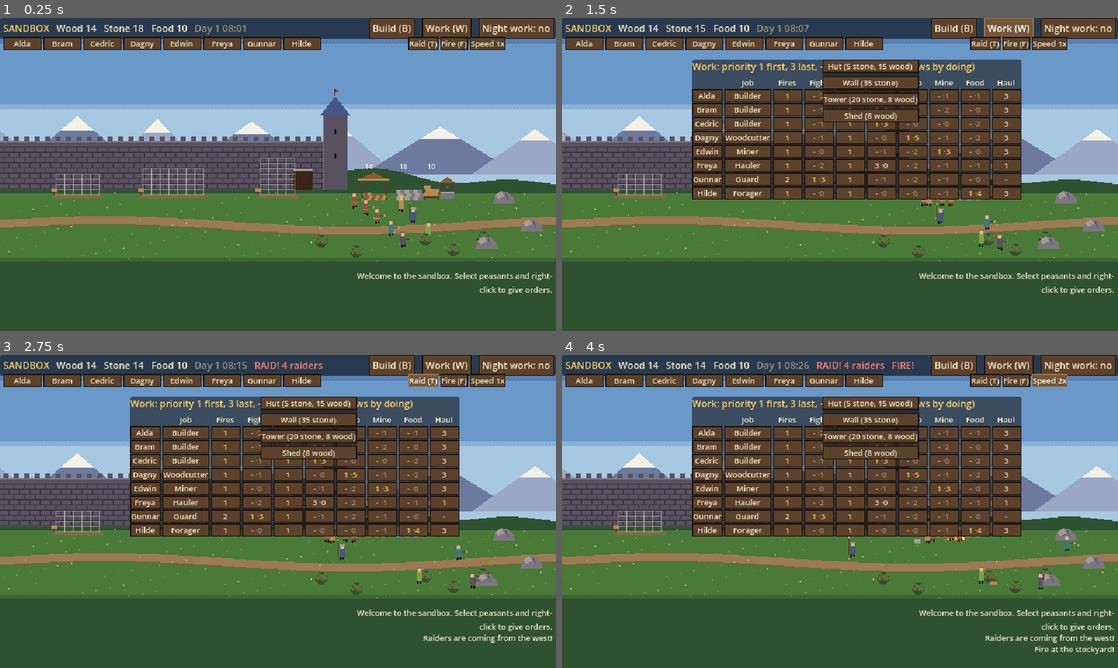
Above: before the commit, frames 1-4 (two rows, left to right).
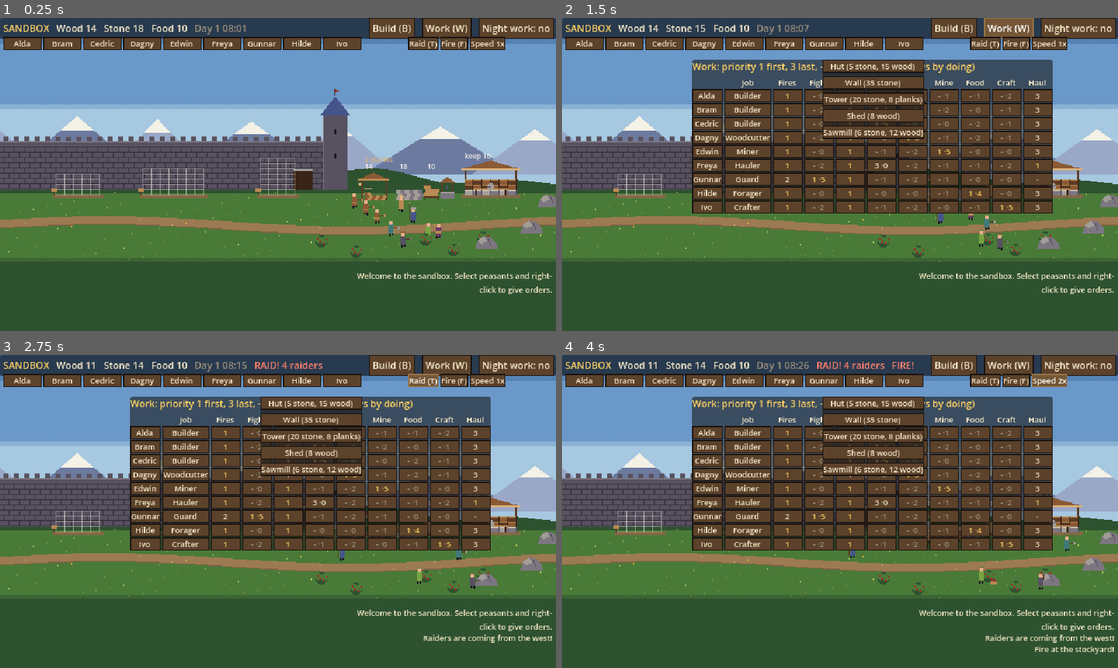
Above: after the commit, the same moments.

Repository: henrikmoepe-del/basebygger
Game: Godot game, scene res://sandbox/sandbox.tscn
Two runs of this game, one before a commit and one after it. Both use one fixed random seed, a clock stepped at 60 frames per second and the inputs below. This scene is started directly instead of the project's main scene.
Inputs:
- Up to frame 1 (0.25 s): no input
- Up to frame 2 (1.5 s): click "Build (B)" at 0.5 s; click "Work (W)" at 1.25 s
- Up to frame 3 (2.75 s): click "Raid (T)" at 2 s
- Up to frame 4 (4 s): click "Fire (F)" at 2.75 s; click "Speed 1x" at 3.5 s

The runs differ from the first frame. In frame 1, 1.4% of the frame differs, in the area x 58-100%, y 6-71%; in frame 2, 7.9%; in frame 3, 7.9%, in the area x 16-100%, y 2-69%; in frame 4, 7.9%.

Commit message:
Sandbox: a Sawmill with a bill (keep N planks), a Crafter job, planks for the Tower's top
Co-Authored-By: Claude Opus 5.5 <noreply@anthropic.com>
Claude-Session: https://claude.ai/code/session_01KRfBmN2ZEbarco8VY7eoa6

Diff:
--- a/sandbox/sandbox.gd
+++ b/sandbox/sandbox.gd
@@ -43,7 +43,7 @@
 var raiders: Array = []
 var stockyard: Node2D
 var well: Node2D
-var guard_post := Vector2(-250, 30)
+var guard_post := Vector2(-300, 40)
 var selected: Array = []
 ## A building site picked with a left-click (its info shows in the HUD).
 var picked_site: Node2D = null
@@ -100,13 +100,17 @@
 	stockyard.put("wood", 14)
 	stockyard.put("stone", 18)
 	stockyard.put("food", 10)
+	stockyard.put("planks", 2)
 	well = _add(Well, Vector2(255, 8))
 	well.setup()
 	# Three building sites side by side, each its own job.
 	for pair in [["hut", -170.0], ["wall", -60.0], ["tower", 60.0]]:
 		add_site(pair[0], Vector2(pair[1], 4))
+	# A sawmill already stands east of the well.
+	var mill: Node2D = add_site("sawmill", Vector2(305, 4))
+	mill.finish_now()
 	# Rocks and a wood to the east, at different depths.
-	for spot in [Vector2(320, 14), Vector2(352, 46), Vector2(300, 66)]:
+	for spot in [Vector2(372, 18), Vector2(352, 48), Vector2(300, 66)]:
 		var r: Node2D = _add(Rock, spot)
 		r.setup(12)
 		rocks.append(r)
@@ -125,7 +129,7 @@
 		var b: Node2D = _add(Bush, spot)
 		b.setup(3)
 		bushes.append(b)
-	var crew := [["builder", 3], ["woodcutter", 1], ["miner", 1], ["hauler", 1], ["guard", 1], ["forager", 1]]
+	var crew := [["builder", 3], ["woodcutter", 1], ["miner", 1], ["hauler", 1], ["guard", 1], ["forager", 1], ["crafter", 1]]
 	var n := 0
 	for pair in crew:
 		for i in pair[1]:
@@ -148,6 +152,9 @@
 	var b: Dictionary = SbData.BUILDINGS[building]
 	var site: Node2D = _add(Site, at)
 	site.setup(b.title, b.style, b.cols, b.courses)
+	site.workshop = b.get("workshop", "")
+	if site.workshop != "":
+		site.keep = SbData.WORKSHOPS[site.workshop].keep
 	sites.append(site)
 	return site
 
@@ -246,6 +253,9 @@
 			list = rocks
 		"forage":
 			list = bushes
+		"craft":
+			# Workshops whose bill wants more, with input in the stockyard.
+			list = sites.filter(func(s): return s.is_workshop() and _bill_wants(s) and (stockyard.stock.get(s.recipe().input, 0) > 0 or p.carrying == s.recipe().input))
 		"haul":
 			list = items
 		"rescue":
@@ -259,6 +269,8 @@
 			continue
 		var score := p.position.distance_to(t.position)
 		if work == "build":
+			if t.done():
+				continue
 			var need: String = t.next_material()
 			if p.carrying != need and stockyard.stock.get(need, 0) <= 0 and t.stock[need] <= 0:
 				continue
@@ -275,7 +287,7 @@
 		for site in sites:
 			if site.done():
 				continue
-			for res in ["stone", "wood"]:
+			for res in ["stone", "wood", "planks"]:
 				if site.wanted(res) <= 0 or stockyard.stock[res] <= 0:
 					continue
 				var score := p.position.distance_to(stockyard.position) + stockyard.position.distance_to(site.position) * 0.5
@@ -295,6 +307,19 @@
 const LOOSE_LIMIT := 4
 
 
+## True if the workshop's bill wants more made: fewer than `keep` in the
+## stockyard, counting what crafters are making right now.
+func _bill_wants(shop: Node2D) -> bool:
+	var r: Dictionary = shop.recipe()
+	return stockyard.stock.get(r.output, 0) + shop.workers.size() < shop.keep
+
+
+## Changes a workshop's bill by `by` (never below 0).
+func change_bill(shop: Node2D, by: int) -> void:
+	shop.keep = maxi(shop.keep + by, 0)
+	shop.queue_redraw()
+
+
 ## How many loose things lie within 40 of this point.
 func loose_near(at: Vector2) -> int:
 	var n := 0
@@ -403,6 +428,9 @@
 	for p in peasants:
 		if p.is_open() and p.hit(at):
 			return {"kind": "rescue", "target": p}
+	for s in sites:
+		if s.is_workshop() and s.hit(at):
+			return {"kind": "craft", "target": s}
 	for list_kind in [[raiders, "fight"], [fires, "firefight"], [items, "haul"], [trees, "chop"], [rocks, "mine"], [bushes, "forage"], [sites, "build"]]:
 		for t in list_kind[0]:
 			if t.is_open() and t.hit(at):
@@ -538,7 +566,7 @@
 				start_fire()
 			KEY_W:
 				hud.toggle_work()
-			KEY_1, KEY_2, KEY_3, KEY_4, KEY_5, KEY_6:
+			KEY_1, KEY_2, KEY_3, KEY_4, KEY_5, KEY_6, KEY_7:
 				set_job_selected(SbData.JOB_ORDER[(event as InputEventKey).keycode - KEY_1])
 
 
@@ -635,6 +663,7 @@
 const ORDER_WORDS := {
 	"fight": "Fight %s", "firefight": "Put out %s", "haul": "Haul %s", "chop": "Chop %s",
 	"mine": "Mine %s", "forage": "Pick %s", "build": "Build %s", "rescue": "Rescue %s",
+	"craft": "Work at %s",
 }
 
 
--- a/sandbox/sb_data.gd
+++ b/sandbox/sb_data.gd
@@ -10,11 +10,11 @@
 ## the player comes before all of it, until it is done or released.
 
 ## Kinds of work, in the order they are shown in the priority grid.
-const WORK := ["firefight", "fight", "rescue", "build", "chop", "mine", "forage", "haul"]
+const WORK := ["firefight", "fight", "rescue", "build", "chop", "mine", "forage", "craft", "haul"]
 
 const WORK_NAMES := {
 	"firefight": "Fires", "fight": "Fight", "rescue": "Rescue", "build": "Build",
-	"chop": "Chop", "mine": "Mine", "forage": "Food", "haul": "Haul",
+	"chop": "Chop", "mine": "Mine", "forage": "Food", "craft": "Craft", "haul": "Haul",
 }
 
 ## Each job: its name, tunic colour, and its preset of work priorities.
@@ -28,6 +28,8 @@
 		"work": {"firefight": 1, "rescue": 1, "mine": 1, "haul": 3}},
 	"forager": {"name": "Forager", "tunic": Color("#78a444"),
 		"work": {"firefight": 1, "rescue": 1, "forage": 1, "haul": 3}},
+	"crafter": {"name": "Crafter", "tunic": Color("#6a3a6a"),
+		"work": {"firefight": 1, "rescue": 1, "craft": 1, "haul": 3}},
 	"hauler": {"name": "Hauler", "tunic": Color("#b88a54"),
 		"work": {"firefight": 1, "rescue": 1, "haul": 1, "build": 3}},
 	"guard": {"name": "Guard", "tunic": Color("#45558a"),
@@ -35,13 +37,13 @@
 }
 
 ## Work that has a skill: it grows by doing it (see sb_peasant.gd `learn`).
-const SKILLED := ["build", "chop", "mine", "forage", "fight"]
+const SKILLED := ["build", "chop", "mine", "forage", "craft", "fight"]
 const SKILL_MAX := 10
 ## Seconds of practice for the next level: BASE + PER_LEVEL * level.
 const SKILL_BASE := 20.0
 const SKILL_PER_LEVEL := 12.0
 
-const JOB_ORDER := ["builder", "woodcutter", "miner", "forager", "hauler", "guard"]
+const JOB_ORDER := ["builder", "woodcutter", "miner", "forager", "crafter", "hauler", "guard"]
 
 const NAMES := ["Alda", "Bram", "Cedric", "Dagny", "Edwin", "Freya", "Gunnar",
 		"Hilde", "Ivo", "Jorun", "Kettil", "Liv", "Magnus", "Nora"]
@@ -60,11 +62,19 @@
 const BUILDINGS := {
 	"hut": {"title": "Hut", "style": "thatch", "cols": 5, "courses": ["stone", "wood", "wood", "wood"]},
 	"wall": {"title": "Wall", "style": "battlements", "cols": 7, "courses": ["stone", "stone", "stone", "stone", "stone"]},
-	"tower": {"title": "Tower", "style": "spire", "cols": 4, "courses": ["stone", "stone", "stone", "stone", "stone", "wood", "wood"]},
+	"tower": {"title": "Tower", "style": "spire", "cols": 4, "courses": ["stone", "stone", "stone", "stone", "stone", "planks", "planks"]},
 	"shed": {"title": "Shed", "style": "thatch", "cols": 4, "courses": ["wood", "wood"]},
+	"sawmill": {"title": "Sawmill", "style": "workshop", "cols": 6, "courses": ["stone", "wood", "wood"], "workshop": "sawmill"},
 }
 
-const BUILD_ORDER := ["hut", "wall", "tower", "shed"]
+const BUILD_ORDER := ["hut", "wall", "tower", "shed", "sawmill"]
+
+## Workshops: what a crafter takes from the stockyard, makes, and how long
+## one takes. A finished workshop has a bill: make until the stockyard holds
+## `keep` of the output (the player sets it; 0 stops it).
+const WORKSHOPS := {
+	"sawmill": {"bill": "Saw planks", "input": "wood", "output": "planks", "time": 4.0, "keep": 10},
+}
 
 ## Needs: hunger and tiredness grow from 0 to 100 over these many seconds.
 ## Past the "need" mark a peasant left to themselves stops work to eat or
@@ -114,6 +124,7 @@
 const WOOD1 := Color("#5c3a24")
 const WOOD2 := Color("#8a5a34")
 const WOOD3 := Color("#b88a54")
+const PLANK := Color("#d8b07a")
 const THATCH := Color("#d6b268")
 const GRASS0 := Color("#1d3222")
 const GRASS1 := Color("#2e5230")
--- a/sandbox/sb_hud.gd
+++ b/sandbox/sb_hud.gd
@@ -30,6 +30,8 @@
 var _site_panel: PanelContainer
 var _site_label: Label
 var _urgent_button: Button
+var _bill_row: HBoxContainer
+var _site_buttons: HBoxContainer
 var _work_grid: GridContainer
 var _refresh := 0.0
 
@@ -49,7 +51,7 @@
 	_make_site_panel()
 	_make_card()
 	var help := Label.new()
-	help.text = "Left-click: select (Shift adds)  Drag: box  Right-click: order  R: release  1-6: job  G: draft  W: work  B: build"
+	help.text = "Left-click: select (Shift adds)  Drag: box  Right-click: order  R: release  1-7: job  G: draft  W: work  B: build"
 	help.add_theme_font_size_override("font_size", 8)
 	help.add_theme_color_override("font_color", UiTheme.PARCHMENT_DIM)
 	help.set_anchors_preset(Control.PRESET_BOTTOM_LEFT)
@@ -232,7 +234,16 @@
 	_site_label.add_theme_font_size_override("font_size", 9)
 	box.add_child(_site_label)
 	var row := HBoxContainer.new()
+	_site_buttons = row
 	box.add_child(row)
+	# A workshop's bill: keep this many in stock.
+	_bill_row = HBoxContainer.new()
+	box.add_child(_bill_row)
+	for spec in [["-5", -5], ["-1", -1], ["+1", 1], ["+5", 5]]:
+		var b := _button(spec[0], func(): world.change_bill(world.picked_site, spec[1]))
+		_compact(b)
+		b.tooltip_text = "Change how many the workshop keeps in stock. 0 stops it."
+		_bill_row.add_child(b)
 	_urgent_button = _button("Urgent", _toggle_urgent)
 	_compact(_urgent_button)
 	_urgent_button.tooltip_text = "Builders choosing for themselves go to an urgent site first."
@@ -425,6 +436,8 @@
 	if not _site_panel.visible:
 		return
 	_site_label.text = site.progress_text()
+	_bill_row.visible = site.is_workshop()
+	_site_buttons.visible = not site.done() or not site.is_workshop()
 	_urgent_button.text = "Urgent: yes" if site.urgent else "Urgent: no"
 	_urgent_button.add_theme_color_override("font_color", UiTheme.GOLD if site.urgent else UiTheme.PARCHMENT)
 
--- a/sandbox/sb_item.gd
+++ b/sandbox/sb_item.gd
@@ -19,7 +19,7 @@
 
 
 func label() -> String:
-	return {"wood": "a log", "stone": "a stone", "food": "a basket of berries"}.get(res, "something")
+	return {"wood": "a log", "stone": "a stone", "food": "a basket of berries", "planks": "some planks"}.get(res, "something")
 
 
 func _draw() -> void:
@@ -29,6 +29,10 @@
 		draw_rect(Rect2(-3, -6, 2, 2), SbData.RED1)
 		draw_rect(Rect2(0, -6, 2, 2), SbData.RED1)
 		draw_rect(Rect2(2, -5, 1, 1), SbData.RED0)
+	elif res == "planks":
+		draw_rect(Rect2(-6, -3, 12, 1), SbData.PLANK)
+		draw_rect(Rect2(-5, -2, 12, 1), SbData.WOOD3)
+		draw_rect(Rect2(-6, -1, 12, 1), SbData.PLANK)
 	elif res == "wood":
 		draw_rect(Rect2(-6, -4, 12, 4), SbData.WOOD2)
 		draw_rect(Rect2(-6, -4, 12, 1), SbData.WOOD3)
--- a/sandbox/sb_peasant.gd
+++ b/sandbox/sb_peasant.gd
@@ -71,6 +71,8 @@
 var _idle_think := 0.0
 var _hurt := 0.0
 var _short := ""
+## Made so far of the batch in hand at a workshop.
+var _made := 0
 
 
 func setup(name_: String, job_: String) -> void:
@@ -249,6 +251,10 @@
 	match task.get("kind", ""):
 		"supply":
 			return prefix + "bringing %s to %s" % [task.res, t.label()]
+		"craft":
+			if _short != "":
+				return prefix + "waiting for %s at %s" % [_short, t.label()]
+			return prefix + "%s at %s" % [t.recipe().bill.to_lower(), t.label()]
 		"rescue":
 			return prefix + ("carrying %s to safety" % t.label() if _patient == t else "going to help %s" % t.label())
 		"build":
@@ -480,6 +486,8 @@
 			_do_build(t, delta)
 		"supply":
 			_do_supply(t, delta)
+		"craft":
+			_do_craft(t, delta)
 		"chop":
 			_do_gather(t, delta, "chop")
 		"mine":
@@ -514,6 +522,12 @@
 
 
 func _do_build(site: Node2D, delta: float) -> void:
+	if site.done():
+		if task.get("forced", false):
+			_order_done()
+		else:
+			_end_task()
+		return
 	var need: String = site.next_material()
 	if carrying != need and site.stock[need] > 0 and carrying == "":
 		# Material brought by a hauler lies at the site: take it from there.
@@ -584,6 +598,49 @@
 			_end_task()
 
 
+## Works at a workshop: fetch the input from the stockyard, make one at the
+## bench, carry the output back. Ordered, one keeps on past the bill.
+func _do_craft(shop: Node2D, delta: float) -> void:
+	var r: Dictionary = shop.recipe()
+	var yard: Node2D = world.stockyard
+	if carrying == r.output:
+		if _go(yard.work_spot(self), delta):
+			yard.put(carrying, carry_n)
+			carrying = ""
+			_finish_unit()
+		return
+	if carrying != r.input:
+		if carrying != "":
+			_drop()
+		if _go(yard.work_spot(self), delta):
+			if yard.take(r.input):
+				# Take the input for a few at once (as many as the bill still wants).
+				var n := 1
+				var want: int = shop.keep - yard.stock.get(r.output, 0)
+				while n < MAX_LOAD and n < want and yard.take(r.input):
+					n += 1
+				carrying = r.input
+				carry_n = n
+				_made = 0
+				_short = ""
+			else:
+				_short = r.input
+				if not task.get("forced", false):
+					_end_task()
+		return
+	if _go(shop.work_spot_craft(self), delta):
+		_anim = "craft"
+		_timer += delta * skill_mult("craft")
+		learn("craft", delta)
+		if _timer >= r.time:
+			_timer = 0.0
+			_made += 1
+			if _made >= carry_n:
+				carrying = r.output
+				carry_n = _made
+				_made = 0
+
+
 ## Brings one load of material from the stockyard to a building site.
 func _do_supply(site: Node2D, delta: float) -> void:
 	var res: String = task.res
@@ -750,7 +807,7 @@
 			_patient.bed.sleepers.erase(_patient)
 		_patient.bed = null
 		_patient = null
-	if carrying == "wood" or carrying == "stone" or carrying == "food":
+	if carrying == "wood" or carrying == "stone" or carrying == "food" or carrying == "planks":
 		for i in carry_n:
 			world.spawn_item(carrying, position + Vector2(4 + i * 3, 1 + i))
 	carrying = ""
@@ -821,6 +878,8 @@
 				_draw_tool(bob, SbData.WOOD3)
 		"forager":
 			draw_rect(Rect2(-3, bob - 18, 6, 1), SbData.GRASS2)
+		"crafter":
+			draw_rect(Rect2(-3, bob - 9, 6, 3), SbData.WOOD3)
 		"hauler":
 			draw_rect(Rect2(-4, bob - 18, 8, 1), SbData.THATCH)
 			draw_rect(Rect2(-2, bob - 19, 4, 1), SbData.THATCH)
@@ -838,6 +897,10 @@
 			for i in carry_n:
 				draw_rect(Rect2(-4, bob - 21 - i * 5, 8, 5), SbData.STONE3)
 				draw_rect(Rect2(-4, bob - 21 - i * 5, 8, 1), SbData.STONE4)
+		"planks":
+			draw_rect(Rect2(-8, bob - 17, 15, 1), SbData.PLANK)
+			draw_rect(Rect2(-7, bob - 16, 15, 1), SbData.WOOD3)
+			draw_rect(Rect2(-8, bob - 15, 15, 1), SbData.PLANK)
 		"food":
 			draw_rect(Rect2(3, bob - 9, 5, 4), SbData.WOOD3)
 			draw_rect(Rect2(4, bob - 10, 3, 1), SbData.RED1)
--- a/sandbox/sb_site.gd
+++ b/sandbox/sb_site.gd
@@ -15,8 +15,11 @@
 var placed := 0
 ## Material brought here by haulers, waiting to be laid, and what is on
 ## its way (so two haulers do not bring the same block).
-var stock := {"wood": 0, "stone": 0}
-var incoming := {"wood": 0, "stone": 0}
+var stock := {"wood": 0, "stone": 0, "planks": 0}
+var incoming := {"wood": 0, "stone": 0, "planks": 0}
+## For a workshop: its kind (a key of SbData.WORKSHOPS) and its bill.
+var workshop := ""
+var keep := 0
 ## Builders choosing for themselves prefer a site marked urgent.
 var urgent := false
 ## The hurt lying in this building's beds (a finished Hut).
@@ -40,7 +43,17 @@
 
 
 func is_open() -> bool:
-	return not done()
+	return not done() or is_workshop()
+
+
+## A finished workshop (something to craft at).
+func is_workshop() -> bool:
+	return workshop != "" and done()
+
+
+## The workshop's recipe, or {}.
+func recipe() -> Dictionary:
+	return SbData.WORKSHOPS.get(workshop, {})
 
 
 func done() -> bool:
@@ -86,6 +99,14 @@
 	queue_redraw()
 
 
+## Finished at once, without a word (for buildings standing when the map starts).
+func finish_now() -> void:
+	while placed < mats.size():
+		laid.append(mats[placed])
+		placed += 1
+	queue_redraw()
+
+
 ## Fire knocks blocks off the top.
 func lose_block() -> void:
 	if placed > 0:
@@ -139,13 +160,22 @@
 	return "the " + title
 
 
+func work_spot_craft(peasant: Node2D) -> Vector2:
+	return position + Vector2(-6.0 + float(workers.find(peasant)) * 10.0, 5.0)
+
+
 func progress_text() -> String:
+	if is_workshop():
+		var r := recipe()
+		return "%s: %s, keep %d in stock (now %d)" % [title, r.bill, keep, world.stockyard.stock.get(r.output, 0)]
 	if done():
 		return "%s: finished" % title
 	return "%s: %d / %d blocks, next: %s, %d working" % [title, placed, mats.size(), next_material(), workers.size()]
 
 
 func _process(delta: float) -> void:
+	if is_workshop() and not workers.is_empty():
+		queue_redraw()
 	if _flash > 0.0:
 		_flash = maxf(_flash - delta, 0.0)
 		queue_redraw()
@@ -170,6 +200,10 @@
 			draw_rect(r, SbData.STONE3 if shade else SbData.STONE2)
 			draw_rect(Rect2(r.position, Vector2(BW, 1)), SbData.STONE4)
 			draw_rect(Rect2(r.position + Vector2(BW - 1, 0), Vector2(1, BH)), SbData.STONE1)
+		elif laid[i] == "planks":
+			draw_rect(r, SbData.PLANK if shade else SbData.WOOD3)
+			draw_rect(Rect2(r.position + Vector2(0, 2), Vector2(BW, 1)), SbData.WOOD2)
+			draw_rect(Rect2(r.position + Vector2(BW - 1, 0), Vector2(1, BH)), SbData.WOOD1)
 		else:
 			draw_rect(r, SbData.WOOD2 if shade else SbData.WOOD1)
 			draw_rect(Rect2(r.position, Vector2(BW, 1)), SbData.WOOD3)
@@ -181,9 +215,9 @@
 	# The pile of delivered material, beside the name board.
 	var pile := pile_spot() - position
 	var n := 0
-	for res in ["stone", "wood"]:
+	for res in ["stone", "wood", "planks"]:
 		for i in mini(stock[res], 6):
-			var c: Color = (SbData.STONE3 if i % 2 == 0 else SbData.STONE2) if res == "stone" else (SbData.WOOD2 if i % 2 == 0 else SbData.WOOD3)
+			var c: Color = (SbData.STONE3 if i % 2 == 0 else SbData.STONE2) if res == "stone" else ((SbData.WOOD2 if i % 2 == 0 else SbData.WOOD3) if res == "wood" else SbData.PLANK)
 			draw_rect(Rect2(pile.x - 6.0 + (n % 3) * 4.0, pile.y - 3.0 - (n / 3) * 3.0, 4, 3), c)
 			n += 1
 	if selected:
@@ -201,6 +235,20 @@
 func _draw_finish(left: float, w: float) -> void:
 	var top := -height()
 	match style:
+		"workshop":
+			# An open timber shed: posts, a plank roof, the saw bench inside.
+			draw_rect(Rect2(left, top - 14, 2, 14), SbData.WOOD1)
+			draw_rect(Rect2(left + w - 2, top - 14, 2, 14), SbData.WOOD1)
+			draw_colored_polygon(PackedVector2Array([Vector2(left - 4, top - 12), Vector2(left + w / 2.0, top - 22), Vector2(left + w + 4, top - 12)]), SbData.WOOD2)
+			draw_rect(Rect2(left - 4, top - 13, w + 8, 2), SbData.PLANK)
+			draw_rect(Rect2(left + 10, -8, w - 20, 2), SbData.WOOD3)
+			draw_rect(Rect2(left + 12, -6, 2, 6), SbData.WOOD0)
+			draw_rect(Rect2(left + w - 14, -6, 2, 6), SbData.WOOD0)
+			var t := Time.get_ticks_msec() / 80.0 if not workers.is_empty() else 0.0
+			draw_circle(Vector2(left + w / 2.0, -10), 4.0, SbData.STONE3)
+			draw_line(Vector2(left + w / 2.0, -10), Vector2(left + w / 2.0, -10) + Vector2(cos(t), sin(t)) * 4.0, SbData.STONE1, 1.0)
+			if keep > 0:
+				draw_string(ThemeDB.fallback_font, Vector2(left, top - 24), "keep %d" % keep, HORIZONTAL_ALIGNMENT_LEFT, -1, 8, SbData.WHITE)
 		"thatch":
 			# A thatched roof and a door.
 			var roof := PackedVector2Array([Vector2(left - 4, top), Vector2(left + w / 2.0, top - 14), Vector2(left + w + 4, top)])
--- a/sandbox/sb_stockyard.gd
+++ b/sandbox/sb_stockyard.gd
@@ -2,7 +2,7 @@
 ## The stockyard: a shed with a pile per resource. Haulers bring things here,
 ## builders fetch from here, raiders steal from here.
 
-var stock := {"wood": 0, "stone": 0, "food": 0}
+var stock := {"wood": 0, "stone": 0, "food": 0, "planks": 0}
 
 
 func setup() -> void:
@@ -69,5 +69,12 @@
 		draw_rect(Rect2(38 + (i % 4) * 4 + (row % 2) * 2, -9 - row * 4, 4, 4), SbData.WOOD3)
 		draw_rect(Rect2(39 + (i % 4) * 4 + (row % 2) * 2, -10 - row * 4, 2, 1), SbData.RED1)
 	draw_string(ThemeDB.fallback_font, Vector2(42, -36), str(stock.food), HORIZONTAL_ALIGNMENT_LEFT, -1, 8, SbData.WHITE)
+	# Planks leaning against the shed's back post.
+	for i in mini(stock.planks, 12):
+		draw_rect(Rect2(-37 + i % 2, -20 + (i / 2) * 3, 2, 3), SbData.PLANK)
+	for i in mini(stock.planks, 10):
+		draw_rect(Rect2(-31 + (i % 5) * 5, -14 - (i / 5) * 2, 5, 1), SbData.PLANK)
+	if stock.planks > 0:
+		draw_string(ThemeDB.fallback_font, Vector2(-30, -44), "%d planks" % stock.planks, HORIZONTAL_ALIGNMENT_LEFT, -1, 8, SbData.PLANK)
 	draw_string(ThemeDB.fallback_font, Vector2(-30, -36), str(stock.wood), HORIZONTAL_ALIGNMENT_LEFT, -1, 8, SbData.WHITE)
 	draw_string(ThemeDB.fallback_font, Vector2(10, -36), str(stock.stone), HORIZONTAL_ALIGNMENT_LEFT, -1, 8, SbData.WHITE)
--- a/sandbox/tests/shots.gd
+++ b/sandbox/tests/shots.gd
@@ -32,6 +32,8 @@
 	"night": {"steps": [[1.0, "night"], [10.0, "shot"]]},
 	# One peasant selected: the card with bars and skills.
 	"card": {"steps": [[2.0, "card"], [0.5, "shot"]]},
+	# The sawmill picked: its bill (keep N planks), the crafter at work.
+	"mill": {"steps": [[20.0, "mill"], [0.3, "shot"]]},
 	"box": {"steps": [[2.0, "box"], [0.1, "goto"], [0.4, "shot"]]},
 }
 
@@ -147,6 +149,10 @@
 			p.hunger = 70.0
 			p.hp = 6.0
 			w.select([p])
+		"mill":
+			var mill: Node2D = w.sites.filter(func(s): return s.is_workshop())[0]
+			w.pick_site(mill)
+			w.camera.position = Vector2(250, -20)
 		"work":
 			w.peasants[3].cycle_prio("haul")
 			w.hud.toggle_work()
--- a/sandbox/tests/test_sandbox.gd
+++ b/sandbox/tests/test_sandbox.gd
@@ -59,11 +59,26 @@
 
 	var supplied := await _wait(60.0, func(): return w.sites.any(func(s): return s.stock.stone + s.stock.wood > 0))
 	_check(supplied, "the hauler brings material to a building site")
+	if not supplied:
+		_dump()
+		print("  stock ", w.stockyard.stock, " wanted ", w.sites.map(func(s): return [s.title, s.wanted("stone"), s.wanted("wood"), s.wanted("planks"), s.stock, s.incoming]))
 
 	var stone_in: int = w.stockyard.stock.stone
 	var lying_id: int = w.spawn_item("stone", Vector2(150, 50)).get_instance_id()
 	var hauled := await _wait(60.0, func(): return not is_instance_id_valid(lying_id) or instance_from_id(lying_id).is_queued_for_deletion())
 	_check(hauled, "a loose stone is picked up by someone by themselves")
+
+	# 1b. The sawmill's bill: the crafter saws planks until there are `keep`.
+	var mill: Node2D = w.sites.filter(func(s): return s.is_workshop())[0]
+	mill.keep = 6
+	var sawn := await _wait(120.0, func(): return w.stockyard.stock.planks >= 6)
+	_check(sawn, "the crafter saws planks until the bill's 6 are in stock (%d)" % w.stockyard.stock.planks)
+	if not sawn:
+		_dump()
+		print("  stock ", w.stockyard.stock, " mill workers ", mill.workers.size(), " keep ", mill.keep, " find ", w.find_work(w.peasants[8], "craft"))
+	await _wait(15.0)
+	_check(w.stockyard.stock.planks <= 7, "and then stops (%d)" % w.stockyard.stock.planks)
+	mill.keep = 12
 
 	# 2. Order three builders to the Tower.
 	var builders: Array = w.peasants.filter(func(p): return p.job == "builder")
@@ -139,15 +154,18 @@
 	# 7. Placing a building: not over another one; a new one gets built.
 	_check(not w.site_fits("hut", w.sites[0].position.x), "a building cannot be placed over another")
 	_check(not w.site_fits("hut", w.stockyard.position.x), "a building cannot be placed over the stockyard")
-	var x := -260.0
-	_check(w.site_fits("shed", x), "a shed fits west of the Hut")
+	var x := -340.0
+	while x < 560.0 and not w.site_fits("shed", x):
+		x += 5.0
+	_check(x < 560.0, "a free spot for a shed is found (x %d)" % x)
 	var shed: Node2D = w.add_site("shed", Vector2(x, 4))
 	shed.urgent = true
 	var built := await _wait(200.0, func(): return shed.done())
 	_check(built, "a newly placed urgent shed is built by the builders on their own")
+	var count: int = w.sites.size()
 	w.cancel_site(w.sites[1])
 	await _wait(1.0)
-	_check(w.sites.size() == 3, "a site can be cancelled")
+	_check(w.sites.size() == count - 1, "a site can be cancelled")
 
 	# 8. Skills grow by doing the work.
 	var miner: Node2D = w.peasants.filter(func(p): return p.job == "miner")[0]
Binary file added: sandbox/shots/mill.png
Not shown, changed: sandbox/README.md
